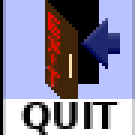
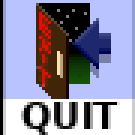
Layered file, before and after one edit (w=135, h=135). Changes by layer:
painted on "shadows" over [left=90, top=54, right=111, bottom=78]
painted on "Background" over [left=36, top=0, right=120, bottom=99]
